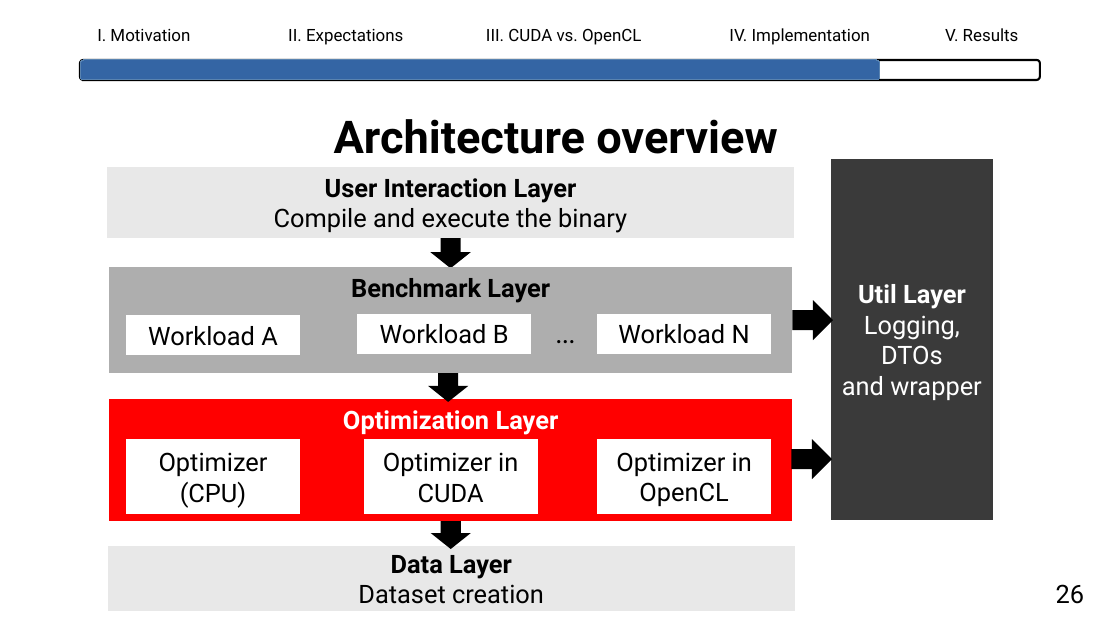
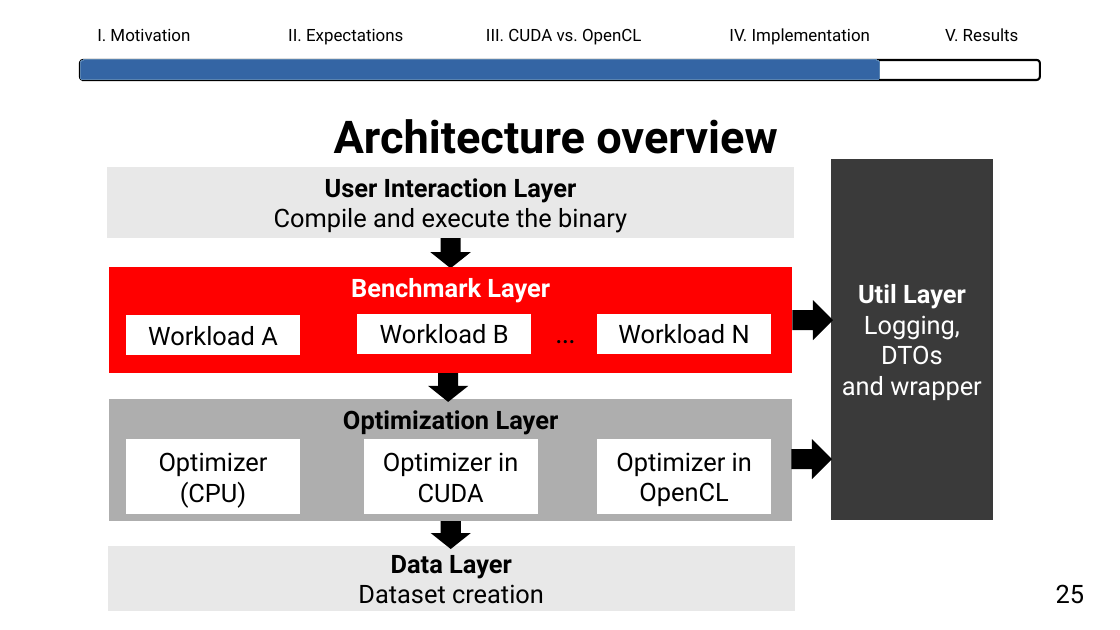
Before and after one commit to lhahner/opti-perf, a slide deck: slide 27 of docs/presentation/final-presentation.odp (slide 32 before the commit). Drawn at 1120x630 pixels with LibreOffice and Linux fonts; fonts in the diff are those of the drawing. Boxes give left, top, right and bottom in pixels: in the first picture for what was removed or moved away, otherwise in the second. Text is boxed around its words. In the diff, an @@ line names an element or a change of style, - is before the commit and + after.

```diff
--- a/docs/presentation/final-presentation.odp
+++ b/docs/presentation/final-presentation.odp
@@ freeform shape "Benchmark Layer" at [109, 267, 793, 373]: text colour #000000 to #FFFFFF; fill #AEAEAE to #FF0000 @@
@@ freeform shape "Optimization Layer" at [109, 399, 793, 521]: text colour #FFFFFF to #000000; fill #FF0000 to #AEAEAE @@
@@ text at [1056, 584, 1085, 604]: text changed @@
-26
+25
```
Also in this commit, not shown: 29 other slides changed, 6 slides removed, 1 other file.
